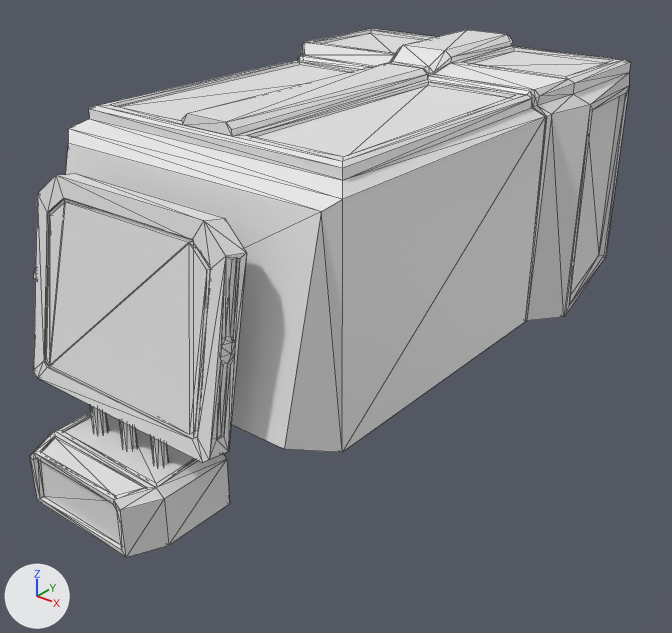
An edit to the OBJ model Resources/models/multitool_new/multitool.obj, drawn before and after from the same camera.
One viewpoint serves both versions: a 50 mm camera at (0.578, -0.748, 0.397) aimed at (-0.009, -0.014, -0.059). The axes (+X, +Y, +Z) are drawn at lower left. The lights are the same throughout. Mesh edges are drawn as thin lines. Where no turn or scale is listed for an object, it has been applied to the vertices. Vertices at the same position are counted once.
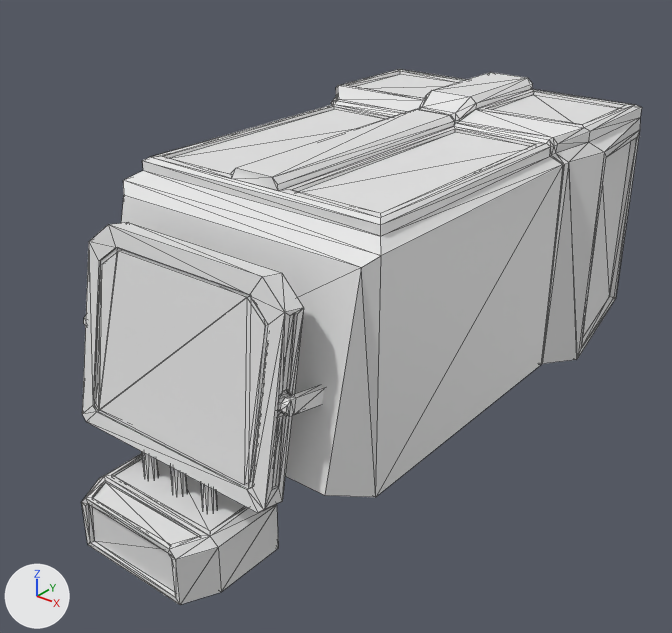
Location of each change, (x1, y1, x2, y2) in pixels of the pictures (672 x 633 px; the box of a moved part takes in the faces that stretch with it):
'Cylinder.001', reshaped (7% narrower)
    before: (30, 28, 631, 557)
    after: (82, 69, 642, 605)
part 1 of me_cylinder_001, moved or reshaped
    before: (34, 174, 246, 463)
    after: (82, 222, 304, 513)
part 2 of me_cylinder_001, moved or reshaped
    before: (46, 201, 208, 434)
    after: (96, 251, 266, 485)
part 3 of me_cylinder_001, moved or reshaped
    before: (30, 412, 230, 557)
    after: (82, 453, 278, 605)
part 4 of me_cylinder_001, moved or reshaped
    before: (151, 436, 168, 466)
    after: (201, 483, 217, 511)
part 5 of me_cylinder_001, moved or reshaped
    before: (119, 420, 137, 449)
    after: (170, 467, 187, 495)
part 6 of me_cylinder_001, moved or reshaped
    before: (90, 405, 108, 434)
    after: (142, 452, 158, 479)
part 7 of me_cylinder_001, rebuilt (8% narrower)
    before: (66, 28, 631, 452)
    after: (121, 69, 642, 497)
part 8 of me_cylinder_001, added
    after: (278, 385, 324, 417)

Patch to the scene script:
```diff
--- a/Resources/models/multitool_new/multitool.obj.py
+++ b/Resources/models/multitool_new/multitool.obj.py
@@ me_cylinder_001 @@
 # used by ob_cylinder_001; location = (0.0, 0.0, 0.0)
-me_cylinder_001.from_pydata(...)  # 370 vertices, 702 faces; spans x -0.25..0.166, y -0.352..0.365, z -0.16..0.204
+me_cylinder_001.from_pydata(...)  # 392 vertices, 736 faces; spans x -0.187..0.191, y -0.333..0.348, z -0.204..0.157
+# me_cylinder_001 part 1: the loose piece of 80 vertices spanning x -0.168..0.081, y -0.3..-0.239, z -0.069..0.14 is moved by (0.044, 0.02, -0.044)
+# me_cylinder_001 part 2: the loose piece of 16 vertices spanning x -0.149..0.061, y -0.296..-0.253, z -0.048..0.118 is moved by (0.044, 0.02, -0.044)
+# me_cylinder_001 part 3: the loose piece of 46 vertices spanning x -0.128..0.039, y -0.352..-0.239, z -0.16..-0.099 is moved by (0.044, 0.02, -0.044)
+# me_cylinder_001 part 4: the loose piece of 16 vertices spanning x -0.007..0.007, y -0.293..-0.279, z -0.106..-0.048 is moved by (0.041, 0.02, -0.044)
+# me_cylinder_001 part 5: the loose piece of 16 vertices spanning x -0.05..-0.037, y -0.293..-0.279, z -0.106..-0.048 is moved by (0.044, 0.02, -0.044)
+# me_cylinder_001 part 6: the loose piece of 16 vertices spanning x -0.094..-0.08, y -0.293..-0.279, z -0.106..-0.048 is moved by (0.046, 0.02, -0.044)
+# me_cylinder_001 part 7: the loose piece of 158 vertices spanning x -0.25..0.166, y -0.25..0.365, z -0.088..0.204 is rebuilt with 158 vertices and now spans x -0.187..0.191, y -0.231..0.348, z -0.134..0.157
+# me_cylinder_001 part 8: a new loose piece of 22 vertices spanning x 0.117..0.133, y -0.258..-0.205, z -0.026..-0.002
```
